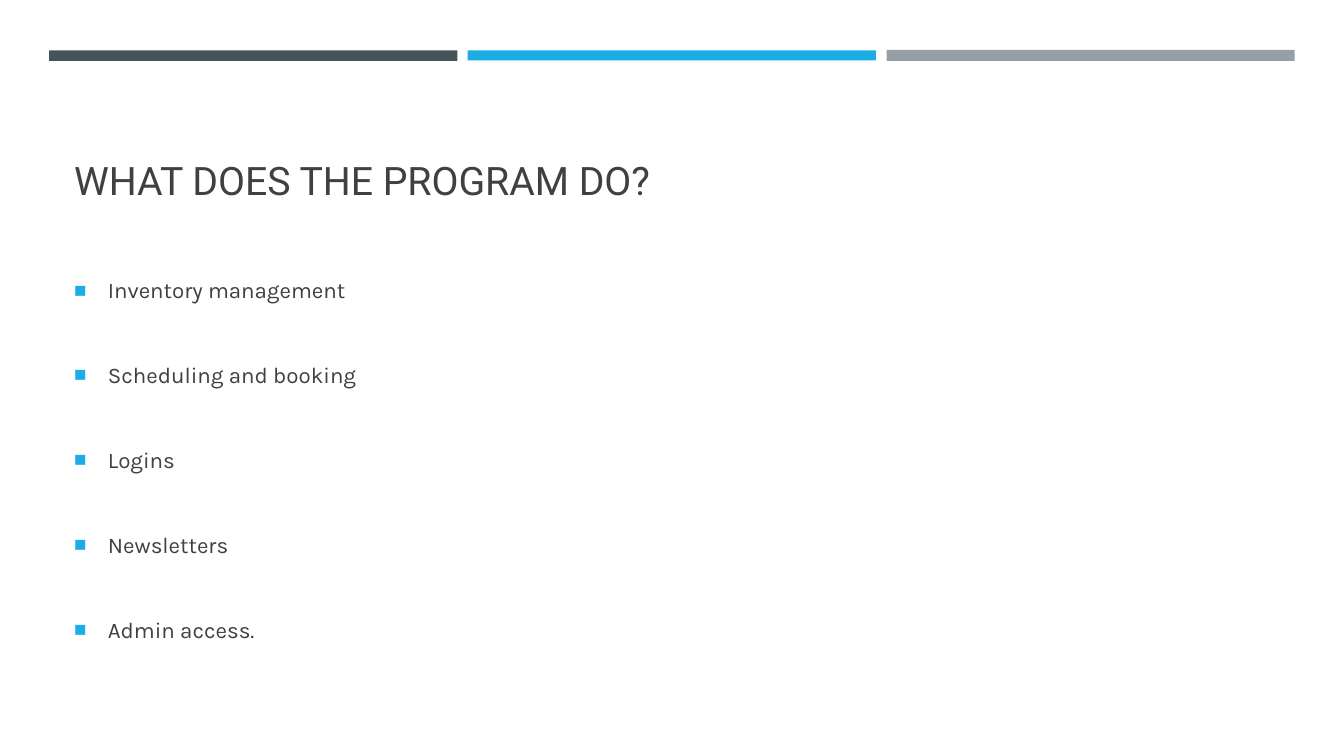
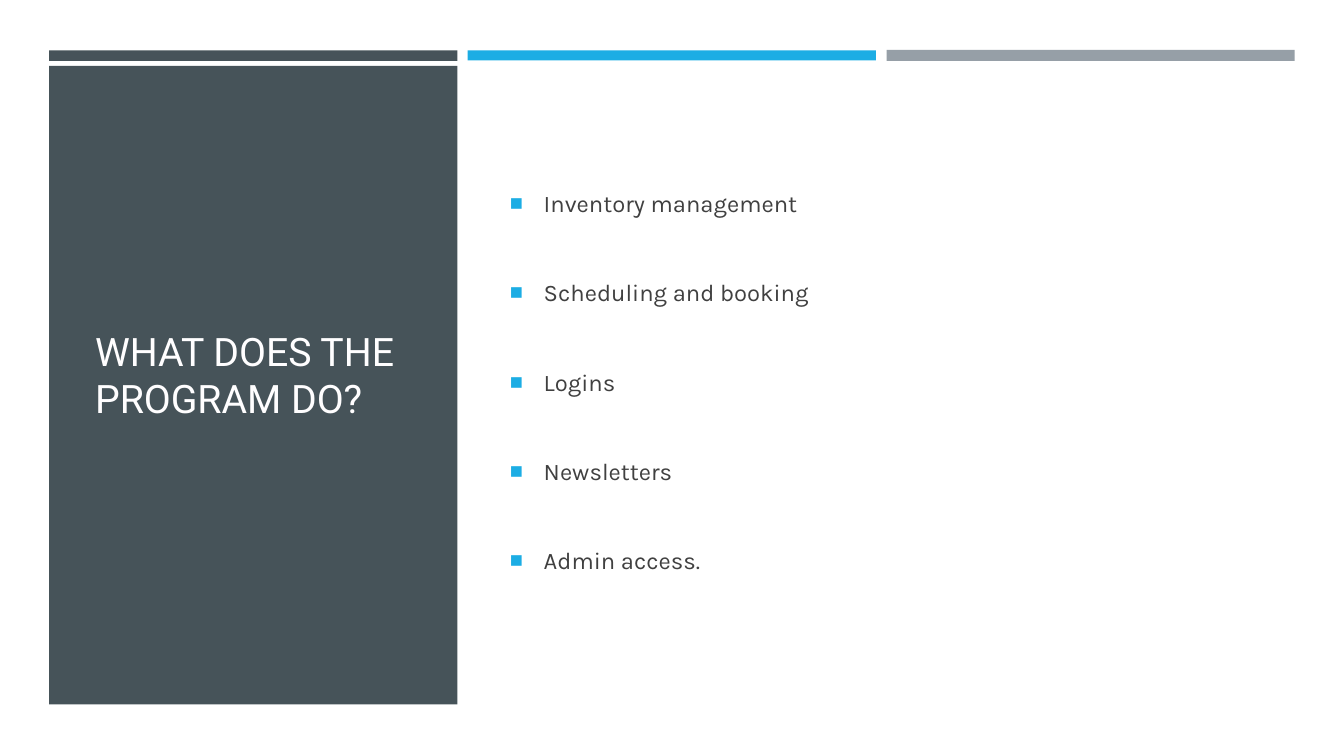
Before and after one commit to KershawK5646/CapstoneProject, a slide deck: slide 3 of Design Docs/Maker Space.pptx. Drawn at 1344x756 pixels with LibreOffice and Linux fonts; fonts in the diff are those of the drawing. Boxes give left, top, right and bottom in pixels: in the first picture for what was removed or moved away, otherwise in the second. Text is boxed around its words. In the diff, an @@ line names an element or a change of style, - is before the commit and + after.

```diff
--- a/Design Docs/Maker Space.pptx
+++ b/Design Docs/Maker Space.pptx
@@ rectangle added at <box>0,0,1344,756</box>, fill #FFFFFF @@
@@ rectangle added at <box>49,66,458,705</box>, fill #465359 @@
@@ title "WHAT DOES THE PROGRAM DO?": place and size @@
-title "WHAT DOES THE PROGRAM DO?" at <box>74,166,650,196</box>
+title "WHAT DOES THE PROGRAM DO?" at <box>95,337,394,414</box>
@@ title "WHAT DOES THE PROGRAM DO?" at <box>95,337,394,414</box>: text colour #404040 to #FFFEFF; vertical alignment bottom to middle @@
@@ text "Inventory management": place and size @@
-text "Inventory management" at <box>108,284,356,639</box>
+text "Inventory management" at <box>544,197,809,570</box>
@@ text "Inventory management" at <box>544,197,809,570</box>: size 16 to 17 pt @@
```
Also in this commit, not shown: 11 other slides changed, 3 slides added, 1 slide removed.
